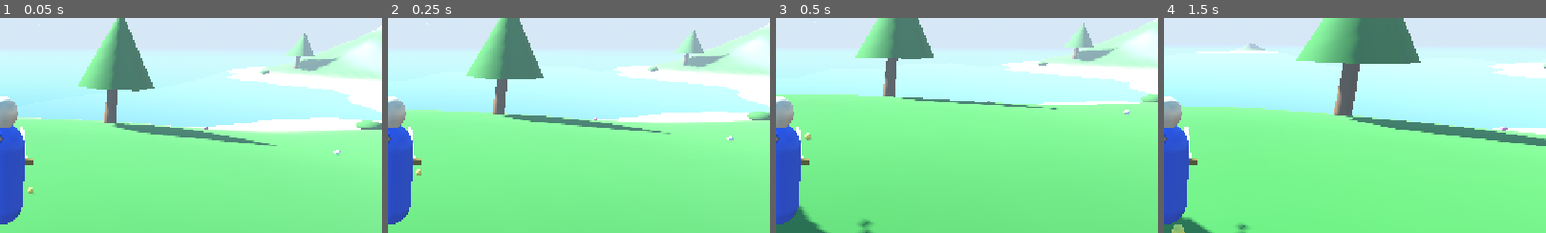
Above: before the commit, frames 1-4 (left to right).
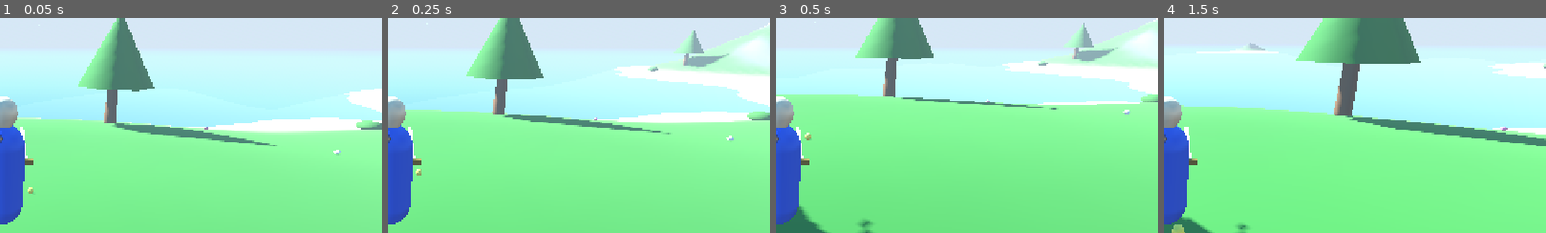
Above: after the commit, the same moments.

Repository: thingiverse12/spell
Game: Godot game, scene res://scenes/main.tscn
Same seed, same stepped clock (60 frames per second), same inputs: the game is played once before the commit and once after it.
Inputs (mouse positions are % of the whole screen's width and height, from its top left):
- Up to frame 1 (0.05 s): no input
- Up to frame 2 (0.25 s): no input
- Up to frame 3 (0.5 s): no input
- Up to frame 4 (1.5 s): move the mouse to (55, 50) at 0.52 s; hold W (move_forward) from 0.53 s (still down); click (55, 50) at 0.6 s; tap Space (jump) at 0.77 s; move the mouse to (45, 50) at 1.27 s; tap Shift (sprint) at 1.35 s
The pictures show only the part of the screen within x 50-100%, y 22-72%; the shares and areas given below are measured in that part.

The runs differ from the first frame. In frame 1, 4.8% of the frame differs, in the area x 59-100%, y 3-36%; in frame 2, less than 0.1%; in frame 3, nothing differs; in frame 4, nothing differs.

Commit message:
Förbättra prestanda och fiendespawn
- Normal och färg räknas per rutnätspunkt i stället för per triangelhörn (ca 40% snabbare chunk-bygge)
- En chunk byggs per bildruta för jämnare bildfrekvens
- Fiendespawn provar flera platser per försök och sker oftare

Co-authored-by: arena-agent <297053741+arena-agent@users.noreply.github.com>

Diff:
--- a/scripts/game.gd
+++ b/scripts/game.gd
@@ -11,7 +11,7 @@
 const TOTAL_CRYSTALS := 10
 const CRYSTAL_MIN_SPACING := 70.0
 const MAX_ENEMIES := 14
-const SPAWN_INTERVAL := 2.5
+const SPAWN_INTERVAL := 1.2
 const SPAWN_RING_MIN := 28.0
 const SPAWN_RING_MAX := 55.0
 const DESPAWN_DISTANCE := 110.0
@@ -231,17 +231,20 @@
 	if get_tree().get_nodes_in_group("enemies").size() >= MAX_ENEMIES:
 		return
 	var player_pos: Vector3 = player.global_position
-	var angle := _rng.randf() * TAU
-	var dist := _rng.randf_range(SPAWN_RING_MIN, SPAWN_RING_MAX)
-	var x := player_pos.x + cos(angle) * dist
-	var z := player_pos.z + sin(angle) * dist
-	var h: float = terrain.height_at(x, z)
-	if h < 1.0 or h > 28.0:
+	# Prova flera slumpade punkter så att fiender inte blir sällsynta (t.ex. i vatten).
+	for _attempt in 8:
+		var angle := _rng.randf() * TAU
+		var dist := _rng.randf_range(SPAWN_RING_MIN, SPAWN_RING_MAX)
+		var x := player_pos.x + cos(angle) * dist
+		var z := player_pos.z + sin(angle) * dist
+		var h: float = terrain.height_at(x, z)
+		if h < 1.0 or h > 28.0:
+			continue
+		var enemy = EnemyScript.new()
+		enemy.position = Vector3(x, h + 1.0, z)
+		enemy.slain.connect(_on_enemy_slain)
+		add_child(enemy)
 		return
-	var enemy = EnemyScript.new()
-	enemy.position = Vector3(x, h + 1.0, z)
-	enemy.slain.connect(_on_enemy_slain)
-	add_child(enemy)
 
 
 func _cleanup_enemies() -> void:
--- a/scripts/terrain.gd
+++ b/scripts/terrain.gd
@@ -7,7 +7,7 @@
 const RESOLUTION := 48        # antal rutor per chunk-sida (1 enhet per ruta)
 const VIEW_RADIUS := 3        # antal chunks som laddas åt varje håll runt spelaren
 const WATER_LEVEL := 0.0
-const CHUNKS_PER_FRAME := 2   # hur många chunks som byggs per bildruta (jämnar ut lagg)
+const CHUNKS_PER_FRAME := 1   # hur många chunks som byggs per bildruta (jämnar ut lagg)
 
 var world_seed := 1337
 
@@ -223,18 +223,29 @@
 		for i in n:
 			heights[j * n + i] = height_at(origin.x + i * step, origin.y + j * step)
 
-	# Synlig mesh.
+	# Normal och färg räknas en gång per rutnätspunkt (inte per triangelhörn).
+	var normals := PackedVector3Array()
+	normals.resize(n * n)
+	var colors := PackedColorArray()
+	colors.resize(n * n)
+	for j in n:
+		for i in n:
+			var idx := j * n + i
+			var normal := _grid_normal(heights, i, j, step)
+			normals[idx] = normal
+			colors[idx] = _terrain_color(origin.x + i * step, origin.y + j * step, heights[idx], normal.y)
+
+	# Synlig mesh. Ordningen (a,b,c) och (b,d,c) ger uppåtvända framsidor i Godot.
 	var st := SurfaceTool.new()
 	st.begin(Mesh.PRIMITIVE_TRIANGLES)
 	for j in RESOLUTION:
 		for i in RESOLUTION:
-			# Ordningen (a,b,c) och (b,d,c) ger uppåtvända framsidor i Godot.
-			_emit_vertex(st, heights, origin, i, j, step)
-			_emit_vertex(st, heights, origin, i + 1, j, step)
-			_emit_vertex(st, heights, origin, i, j + 1, step)
-			_emit_vertex(st, heights, origin, i + 1, j, step)
-			_emit_vertex(st, heights, origin, i + 1, j + 1, step)
-			_emit_vertex(st, heights, origin, i, j + 1, step)
+			_emit_vertex(st, heights, normals, colors, origin, i, j, step)
+			_emit_vertex(st, heights, normals, colors, origin, i + 1, j, step)
+			_emit_vertex(st, heights, normals, colors, origin, i, j + 1, step)
+			_emit_vertex(st, heights, normals, colors, origin, i + 1, j, step)
+			_emit_vertex(st, heights, normals, colors, origin, i + 1, j + 1, step)
+			_emit_vertex(st, heights, normals, colors, origin, i, j + 1, step)
 	var mi := MeshInstance3D.new()
 	mi.mesh = st.commit()
 	mi.material_override = _terrain_mat
@@ -261,15 +272,12 @@
 	return root
 
 
-func _emit_vertex(st: SurfaceTool, heights: PackedFloat32Array, origin: Vector2, i: int, j: int, step: float) -> void:
+func _emit_vertex(st: SurfaceTool, heights: PackedFloat32Array, normals: PackedVector3Array, colors: PackedColorArray, origin: Vector2, i: int, j: int, step: float) -> void:
 	var n := RESOLUTION + 1
-	var x := origin.x + i * step
-	var z := origin.y + j * step
-	var h: float = heights[j * n + i]
-	var normal := _grid_normal(heights, i, j, step)
-	st.set_normal(normal)
-	st.set_color(_terrain_color(x, z, h, normal.y))
-	st.add_vertex(Vector3(x, h, z))
+	var idx := j * n + i
+	st.set_normal(normals[idx])
+	st.set_color(colors[idx])
+	st.add_vertex(Vector3(origin.x + i * step, heights[idx], origin.y + j * step))
 
 
 func _grid_normal(heights: PackedFloat32Array, i: int, j: int, step: float) -> Vector3:
